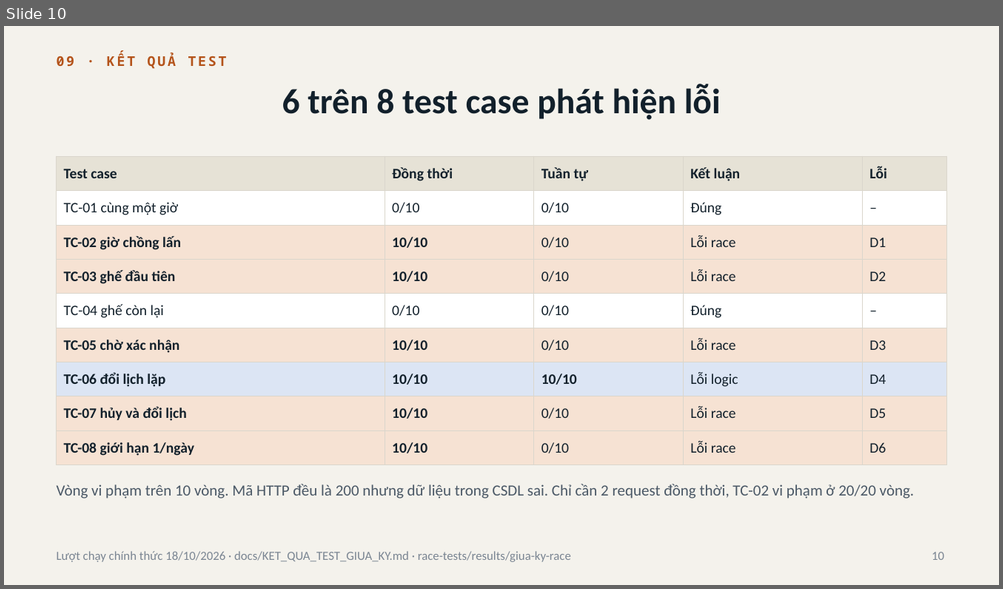
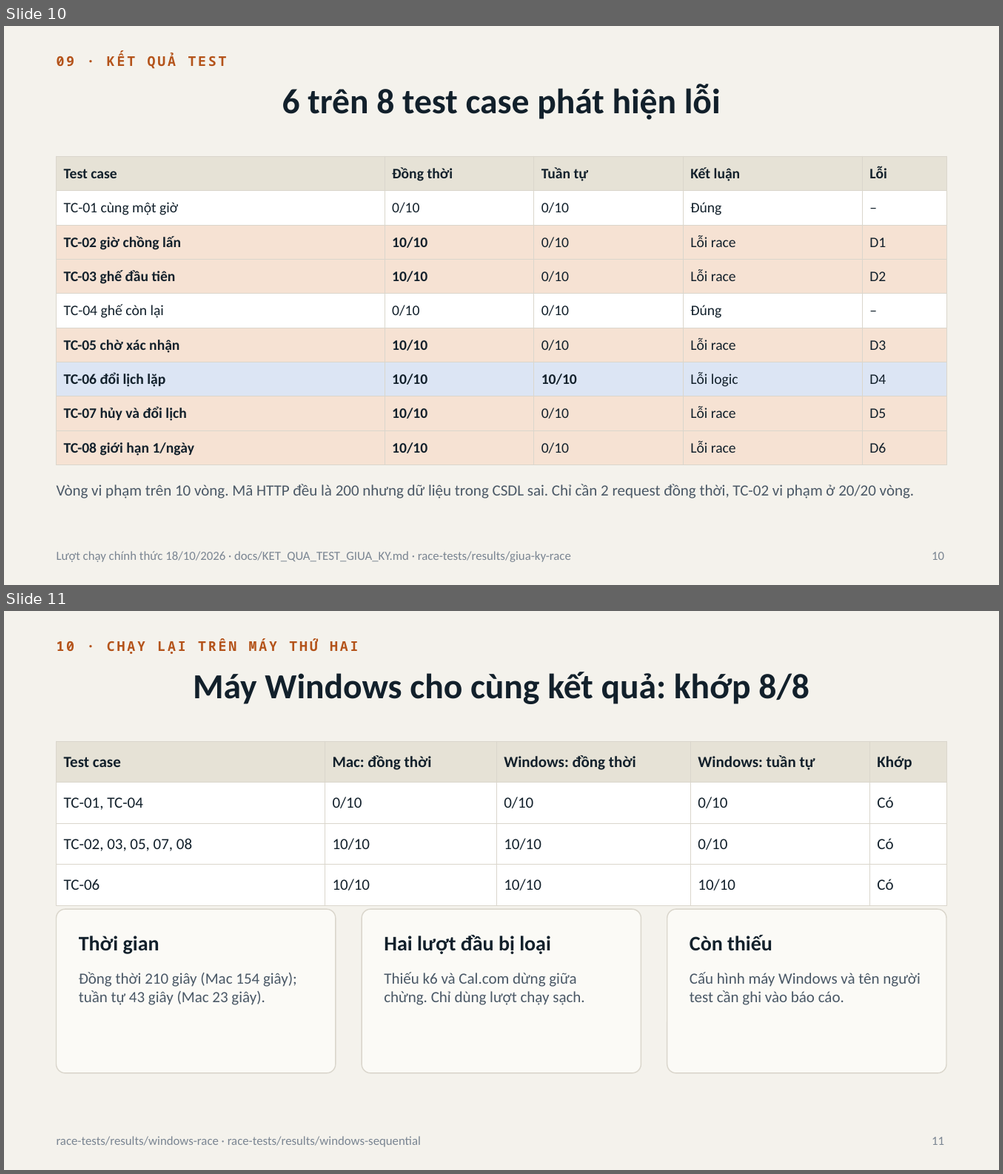
Before and after one commit to 2312741-sudo/kiem_thu_pm, a slide deck: docs/BAO_CAO_GIUA_KY_R05-K15.pptx. Shown one above the other, each under a label of ours: slide 10 before the commit, slides 10 and 11 after it. The pictures are 1003x589 and 1003x1174 pixels, drawn with LibreOffice and Linux fonts; fonts in the diff are those of the drawing. Boxes give left, top, right and bottom in pixels: in the first picture for what was removed or moved away, otherwise in the second. Text is boxed around its words. In the diff, an @@ line names an element or a change of style, - is before the commit and + after.

```diff
--- a/docs/BAO_CAO_GIUA_KY_R05-K15.pptx
+++ b/docs/BAO_CAO_GIUA_KY_R05-K15.pptx
@@ slide 11 added at <box>4,611,999,1170</box>, background #F4F2EC @@
@@ text added at <box>57,638,358,654</box>, 13 pt, text #B4531A, bold @@
+10 · CHẠY LẠI TRÊN MÁY THỨ HAI
@@ title added at <box>193,672,809,704</box>, 34 pt, text #12202B, bold @@
+Máy Windows cho cùng kết quả: khớp 8/8
@@ table added at <box>57,741,946,894</box>, 4 rows, 5 columns @@
+Test case | Mac: đồng thời | Windows: đồng thời | Windows: tuần tự | Khớp
+TC-01, TC-04 | 0/10 | 0/10 | 0/10 | Có
+TC-02, 03, 05, 07, 08 | 10/10 | 10/10 | 0/10 | Có
+TC-06 | 10/10 | 10/10 | 10/10 | Có
@@ rounded rectangle added at <box>57,909,336,1073</box>, fill #FBFAF6, outline #DAD6CC 1 pt @@
@@ rounded rectangle added at <box>361,909,640,1073</box>, fill #FBFAF6, outline #DAD6CC 1 pt @@
@@ rounded rectangle added at <box>667,909,946,1073</box>, fill #FBFAF6, outline #DAD6CC 1 pt @@
@@ text added at <box>79,936,159,954</box>, 20 pt, text #12202B, bold @@
+Thời gian
@@ text added at <box>384,935,551,954</box>, 20 pt, text #12202B, bold @@
+Hai lượt đầu bị loại
@@ text added at <box>689,935,772,951</box>, 20 pt, text #12202B, bold @@
+Còn thiếu
@@ text added at <box>79,972,297,1005</box>, 15 pt, text #4A5866 @@
+Đồng thời 210 giây (Mac 154 giây); tuần tự 43 giây (Mac 23 giây).
@@ text added at <box>384,972,584,1005</box>, 15 pt, text #4A5866 @@
+Thiếu k6 và Cal.com dừng giữa chừng. Chỉ dùng lượt chạy sạch.
@@ text added at <box>689,972,919,1005</box>, 15 pt, text #4A5866 @@
+Cấu hình máy Windows và tên người test cần ghi vào báo cáo.
@@ text added at <box>57,1136,421,1147</box>, 12 pt, text #7A8592 @@
+race-tests/results/windows-race · race-tests/results/windows-sequential
@@ page number added at <box>931,1137,944,1145</box>, 12 pt, text #7A8592 @@
+11
```
Also in this commit, not shown: 3 slides changed, 6 other files.
